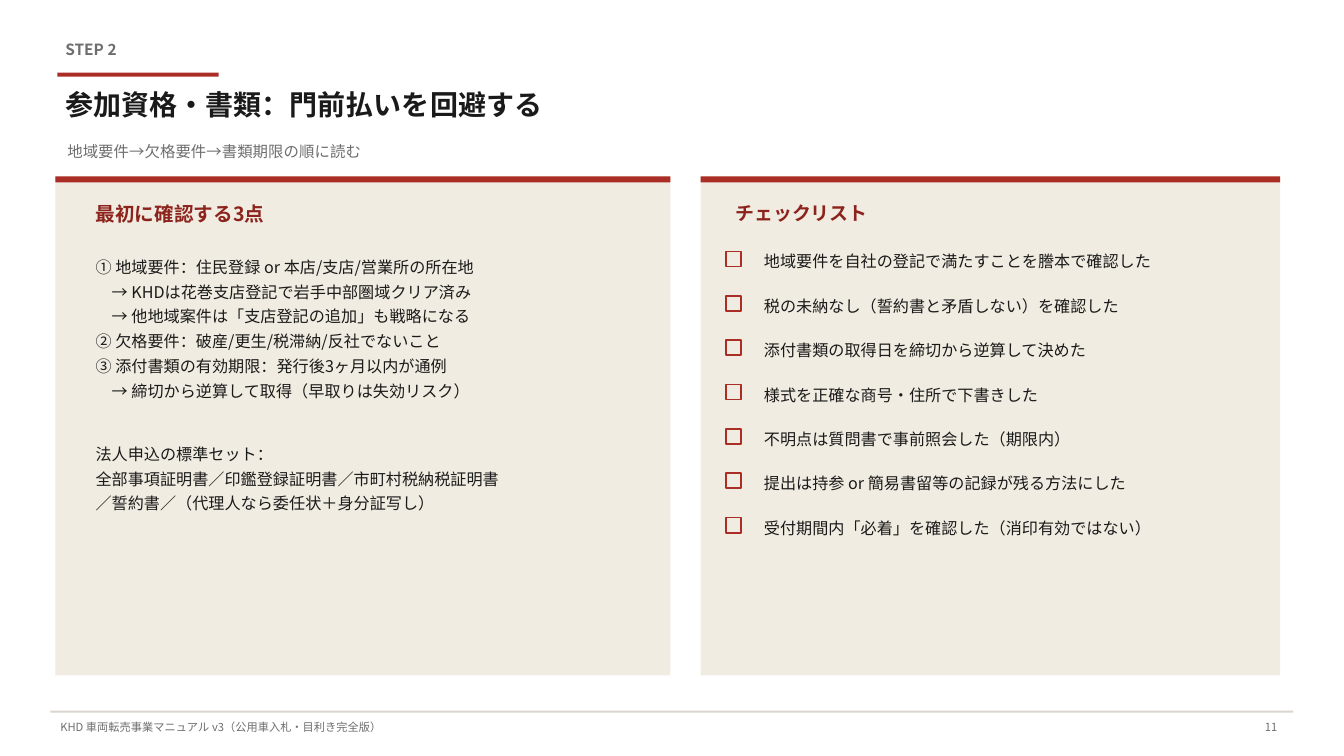
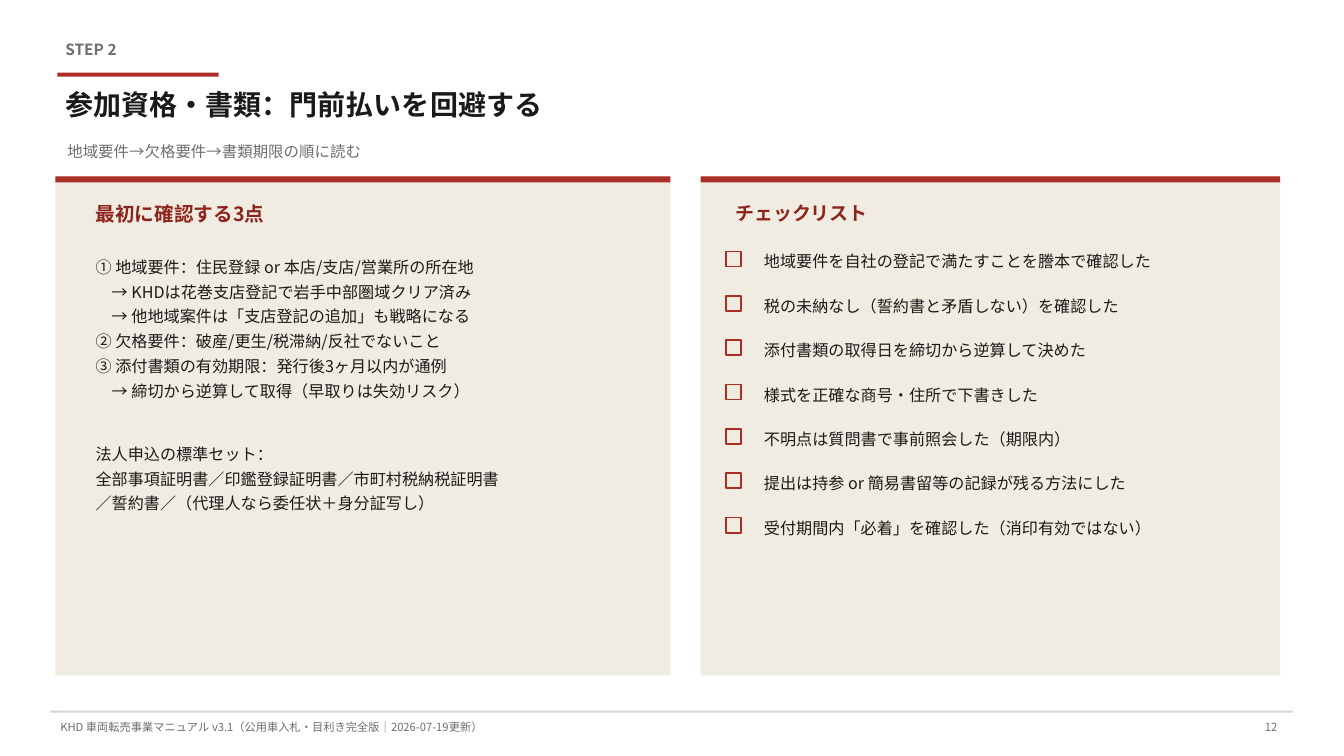
Before and after one commit to ec-seller-oss/khd_workspace, a slide deck: slide 12 of KHD_車両転売_仕入売却マニュアル_v3_テンプレ準拠.pptx (slide 11 before the commit). Drawn at 1344x756 pixels with LibreOffice and Linux fonts; fonts in the diff are those of the drawing. Boxes give left, top, right and bottom in pixels: in the first picture for what was removed or moved away, otherwise in the second. Text is boxed around its words. In the diff, an @@ line names an element or a change of style, - is before the commit and + after.

```diff
--- a/KHD_車両転売_仕入売却マニュアル_v3_テンプレ準拠.pptx
+++ b/KHD_車両転売_仕入売却マニュアル_v3_テンプレ準拠.pptx
@@ text at bbox=[60, 721, 482, 732]: text changed @@
-KHD 車両転売事業マニュアル v3（公用車入札・目利き完全版）
+KHD 車両転売事業マニュアル v3.1（公用車入札・目利き完全版｜2026-07-19更新）
@@ text at bbox=[1265, 723, 1277, 731]: text changed @@
-11
+12
```
Also in this commit, not shown: 20 other slides changed, 3 slides added, 3 other files.
